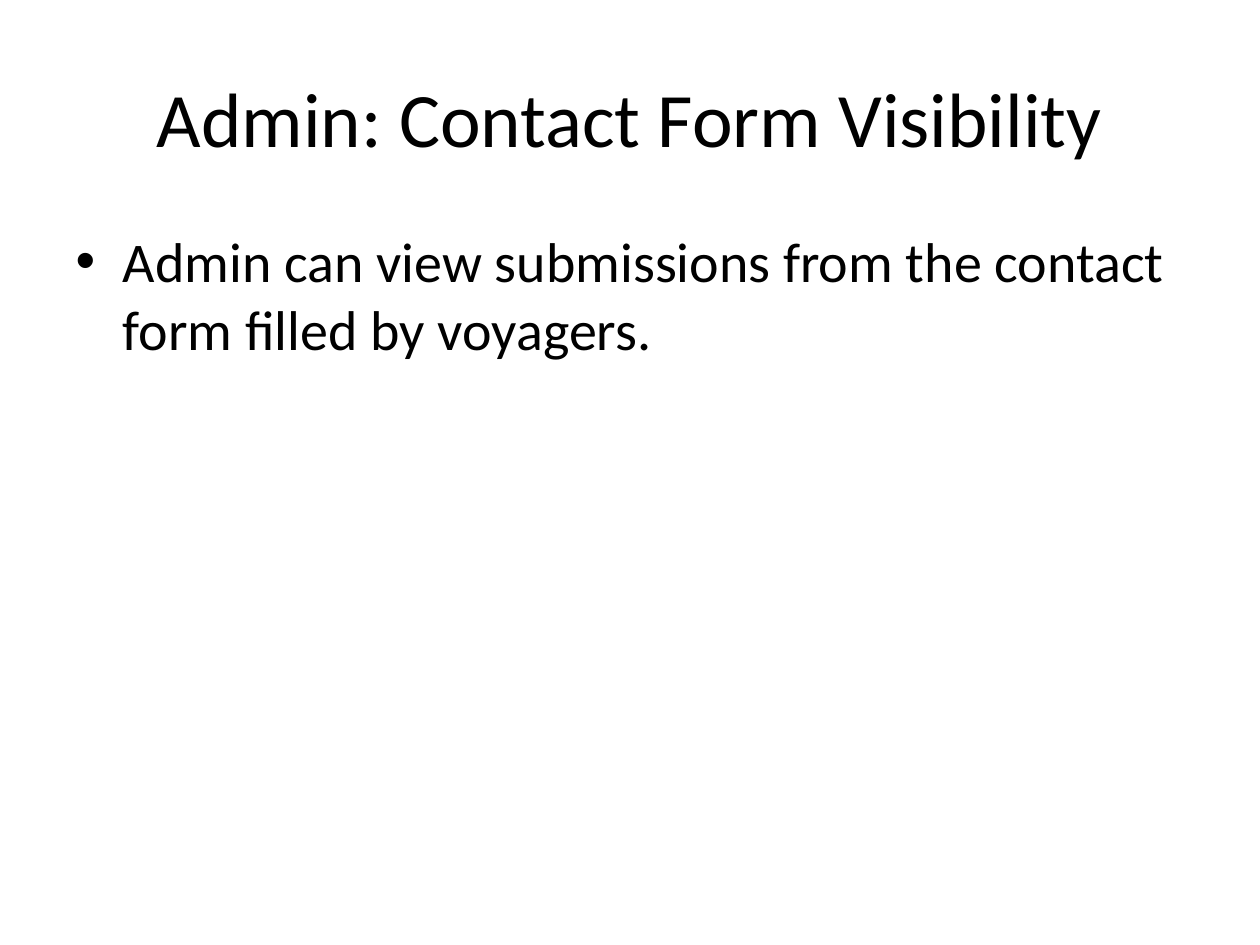
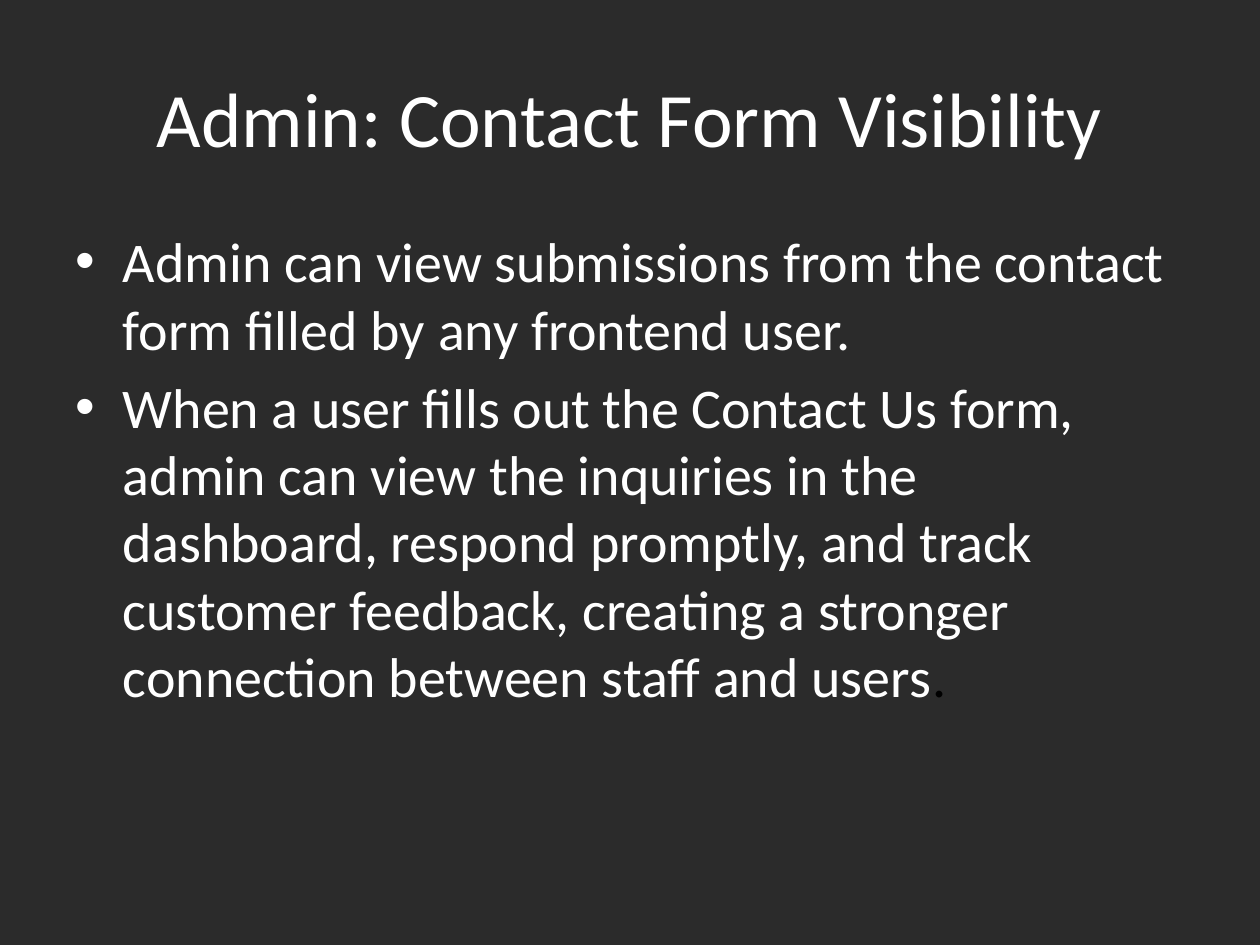
Before and after one commit to Debadrita-rgb/Cruise-Management, a slide deck: slide 21 of presentation/Aurelia_Cruise_Project_Presentation.pptx (slide 5 before the commit). Drawn at 1260x945 pixels with LibreOffice and Linux fonts; fonts in the diff are those of the drawing; background and template pictures are left out; a plain dark background stands for a picture behind light text. Boxes give left, top, right and bottom in pixels: in the first picture for what was removed or moved away, otherwise in the second. Text is boxed around its words. In the diff, an @@ line names an element or a change of style, - is before the commit and + after.

Commit message:
add slider from admin and user

```diff
--- a/presentation/Aurelia_Cruise_Project_Presentation.pptx
+++ b/presentation/Aurelia_Cruise_Project_Presentation.pptx
@@ background #FFFFFF to picture (left out) @@
@@ title "Admin: Contact Form Visibility" at (157, 93, 1101, 160): text colour #000000 to #FFFFFF @@
@@ text at (123, 243, 1164, 698): text changed; text colour #000000 to #FFFFFF @@
-• Admin can view submissions from the contact form filled by voyagers.
+• Admin can view submissions from the contact form filled by any frontend user.
+• When a user fills out the Contact Us form, admin can view the inquiries in the dashboard, respond promptly, and track customer feedback, creating a stronger connection between staff and users.
```
Also in this commit, not shown: 23 other slides changed, 11 slides added, 1 slide removed, 30 other files.
